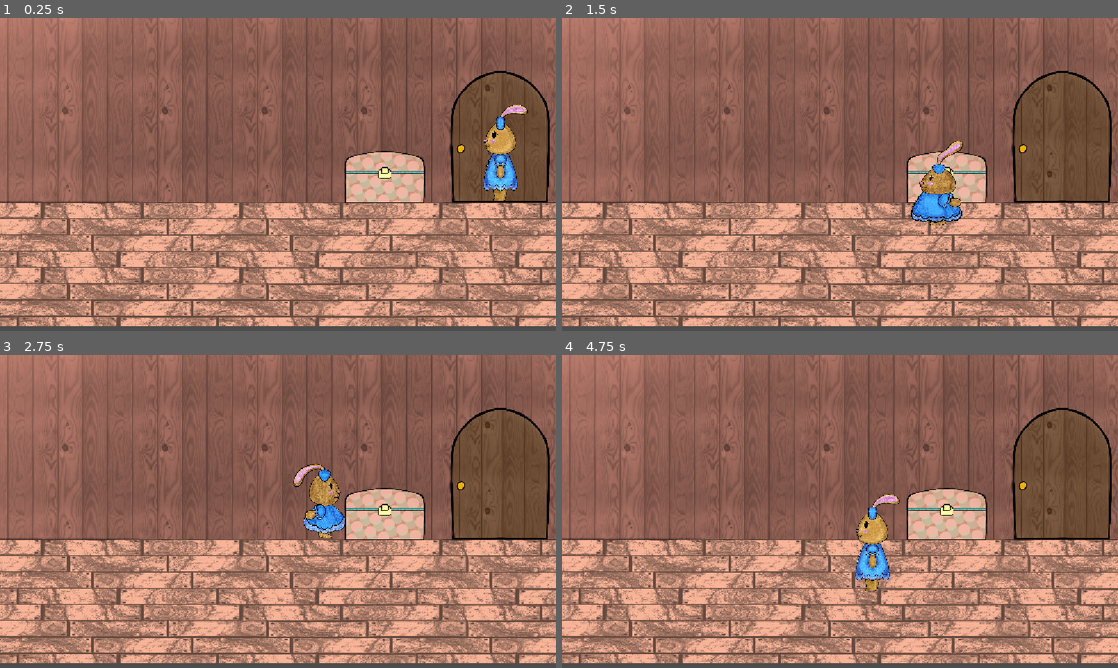
Above: before the commit, frames 1-4 (two rows, left to right).
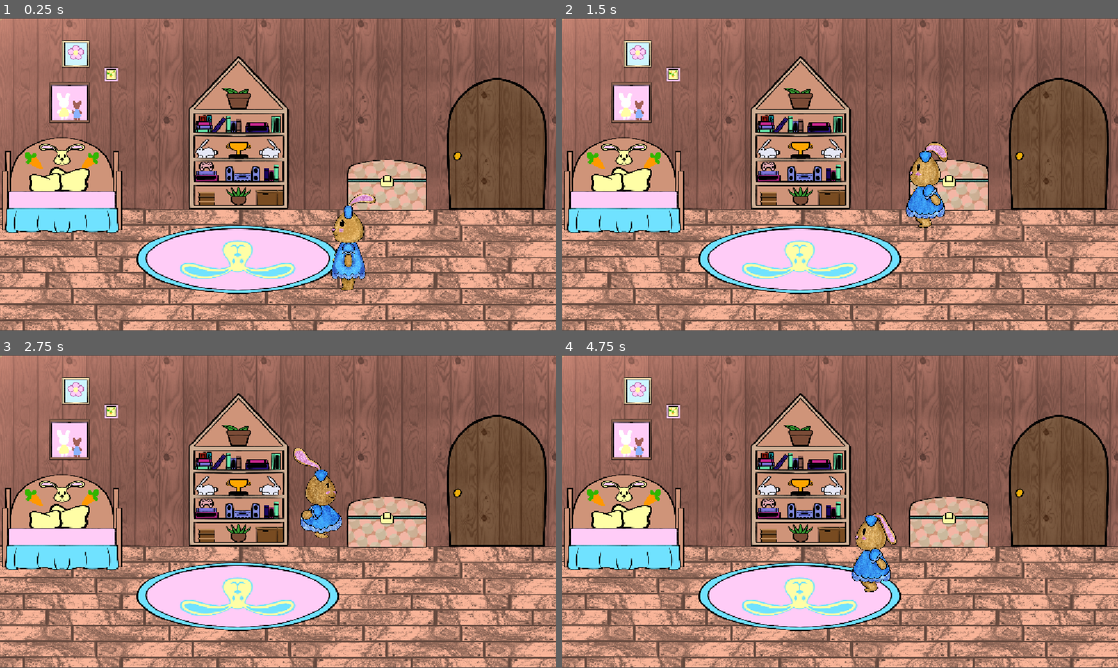
Above: after the commit, the same moments.

Repository: PrincessATINY/thomas_POC
Game: Godot game, scene res://Scenes/bedroom_lvl.tscn
Two runs of this game, one before a commit and one after it. Both use one fixed random seed, a clock stepped at 60 frames per second and the inputs below. This scene is started directly instead of the project's main scene.
Inputs (mouse positions are in pixels of both pictures, inside the frame that each line leads up to):
- Up to frame 1 (0.25 s): no input
- Up to frame 2 (1.5 s): tap Enter at 0.5 s; move the mouse to (945, 177) at 0.52 s; click (945, 177) at 0.6 s; move the mouse to (728, 190) at 1.27 s; click (728, 190) at 1.35 s
- Up to frame 3 (2.75 s): move the mouse to (333, 442) at 2.02 s; click (333, 442) at 2.1 s
- Up to frame 4 (4.75 s): move the mouse to (812, 574) at 2.77 s; click (812, 574) at 2.85 s; move the mouse to (1006, 558) at 3.52 s; click (1006, 558) at 3.6 s; move the mouse to (673, 464) at 4.27 s; click (673, 464) at 4.35 s

The runs differ from the first frame. In frame 1, 52% of the frame differs, in the area x 0-100%, y 0-100%; in frame 2, 51%; in frame 3, 51%; in frame 4, 51%.

Commit message:
Assets
Added more assets for prototype

Diff:
--- a/thomas-poc/Scenes/bedroom_lvl.tscn
+++ b/thomas-poc/Scenes/bedroom_lvl.tscn
@@ -1,13 +1,20 @@
 [gd_scene format=3 uid="uid://csmqq5if7h5wa"]
 
 [ext_resource type="Texture2D" uid="uid://025iip8vkoep" path="res://Assets/Level/BonnieRoom_Color-1.png" id="1_bfkex"]
+[ext_resource type="Texture2D" uid="uid://cltyavpq7amle" path="res://Assets/Level/BonnieRoom_Color-6.png" id="2_gxke2"]
 [ext_resource type="Texture2D" uid="uid://c6wcpa35a8ihg" path="res://Assets/Level/BonnieRoom_Color-5.png" id="2_iwefu"]
+[ext_resource type="Texture2D" uid="uid://cek1kforai6cf" path="res://Assets/Level/BonnieRoom_Color-7.png" id="3_ft1fi"]
 [ext_resource type="Texture2D" uid="uid://ociv81ojm1rx" path="res://Assets/Level/BonnieRoom_Color-4.png" id="6_gxke2"]
+[ext_resource type="Texture2D" uid="uid://bxscwlbvsvihc" path="res://Assets/Level/BonnieRoom_Color-3.png" id="7_yfael"]
+[ext_resource type="Texture2D" uid="uid://b7cj848qnrjsg" path="res://Assets/Level/BonnieRoom_Color-2.png" id="8_3rcoe"]
 [ext_resource type="PackedScene" uid="uid://b8lgbddglqq4k" path="res://Scenes/player.tscn" id="8_bemby"]
 [ext_resource type="Script" uid="uid://d0bmfd54rttdf" path="res://Scenes/interactable.gd" id="8_gxke2"]
 
 [sub_resource type="RectangleShape2D" id="RectangleShape2D_57qmd"]
 size = Vector2(1962.1552, 590.28064)
+
+[sub_resource type="RectangleShape2D" id="RectangleShape2D_g4v7s"]
+size = Vector2(427.97073, 507.6235)
 
 [sub_resource type="RectangleShape2D" id="RectangleShape2D_yf5fn"]
 size = Vector2(205.47943, 133.15063)
@@ -19,18 +26,39 @@
 scale = Vector2(0.61463034, 0.61157405)
 
 [node name="wall" type="Sprite2D" parent="wall" unique_id=2066156887]
-scale = Vector2(0.99999994, 0.9999999)
+position = Vector2(-4.3490324, 26.570768)
+scale = Vector2(0.9745018, 0.971991)
 texture = ExtResource("1_bfkex")
+
+[node name="decor" type="Sprite2D" parent="wall/wall" unique_id=392191391]
+position = Vector2(-300.5218, -23.551392)
+scale = Vector2(0.9290821, 0.9361371)
+texture = ExtResource("2_gxke2")
+
+[node name="rug" type="Sprite2D" parent="wall/wall" unique_id=344856963]
+position = Vector2(5.008545, -70.654236)
+scale = Vector2(1.1841546, 1.1931465)
+texture = ExtResource("3_ft1fi")
 
 [node name="CollisionShape2D" type="CollisionShape2D" parent="wall" unique_id=1364936138]
 position = Vector2(-25.500061, -446.79785)
 scale = Vector2(0.9999999, 0.99999905)
 shape = SubResource("RectangleShape2D_57qmd")
 
-[node name="door" type="Sprite2D" parent="." unique_id=1439674955]
+[node name="door" type="Area2D" parent="." unique_id=1785205490]
 position = Vector2(635.00006, 317)
 scale = Vector2(0.5315785, 0.52893525)
+script = ExtResource("8_gxke2")
+
+[node name="door" type="Sprite2D" parent="door" unique_id=88851437]
+position = Vector2(-13.168465, 28.358833)
+scale = Vector2(0.99999994, 1)
 texture = ExtResource("2_iwefu")
+
+[node name="CollisionShape2D" type="CollisionShape2D" parent="door" unique_id=336911633]
+position = Vector2(737.42615, -96.42009)
+scale = Vector2(0.9999999, 1)
+shape = SubResource("RectangleShape2D_g4v7s")
 
 [node name="chest" type="Area2D" parent="." unique_id=2110854130]
 position = Vector2(795, 326)
@@ -38,13 +66,23 @@
 script = ExtResource("8_gxke2")
 
 [node name="chest" type="Sprite2D" parent="chest" unique_id=915772398]
-position = Vector2(-307.39716, -29.58905)
+position = Vector2(-299.17807, -1.6438465)
 texture = ExtResource("6_gxke2")
 
 [node name="CollisionShape2D" type="CollisionShape2D" parent="chest" unique_id=1111164002]
-position = Vector2(-2.4656982, 7.397278)
+position = Vector2(13.15064, 37.808235)
 shape = SubResource("RectangleShape2D_yf5fn")
 
+[node name="shelf" type="Sprite2D" parent="." unique_id=351453935]
+position = Vector2(547, 329)
+scale = Vector2(0.55416673, 0.55416673)
+texture = ExtResource("7_yfael")
+
+[node name="bed" type="Sprite2D" parent="." unique_id=1731172293]
+position = Vector2(448, 310)
+scale = Vector2(0.4634259, 0.4634259)
+texture = ExtResource("8_3rcoe")
+
 [node name="player" parent="." unique_id=1647085335 instance=ExtResource("8_bemby")]
-position = Vector2(1037, 280.00003)
+position = Vector2(722, 463.99997)
 scale = Vector2(1.154479, 1.154479)
--- /dev/null
+++ b/thomas-poc/Scenes/house_lvl.tscn
@@ -0,0 +1,55 @@
+[gd_scene format=3 uid="uid://d1vwh4afo2lqr"]
+
+[ext_resource type="Texture2D" uid="uid://heaychu4pf6k" path="res://Assets/Kitchen/Kitchen_Color-1.png" id="1_qb5jn"]
+[ext_resource type="Texture2D" uid="uid://dyo3d451s5uqa" path="res://Assets/Kitchen/Kitchen_Color-5.png" id="2_aiglu"]
+[ext_resource type="Texture2D" uid="uid://bdchmjxptf35r" path="res://Assets/Kitchen/Kitchen_Color-2.png" id="3_xgkd1"]
+[ext_resource type="Texture2D" uid="uid://dn8xpsx4hhwd6" path="res://Assets/Kitchen/Kitchen_Color-4.png" id="4_uknxu"]
+[ext_resource type="Texture2D" uid="uid://bxvb24ce8hmvn" path="res://Assets/Kitchen/Kitchen_Color-3.png" id="5_lrvvp"]
+[ext_resource type="PackedScene" uid="uid://b8lgbddglqq4k" path="res://Scenes/player.tscn" id="6_xscdw"]
+
+[sub_resource type="RectangleShape2D" id="RectangleShape2D_yf5fn"]
+size = Vector2(159, 236)
+
+[node name="house_lvl" type="Node2D" unique_id=1909458988]
+
+[node name="Parallax2D" type="Parallax2D" parent="." unique_id=280490816]
+scroll_scale = Vector2(0.5, 0.5)
+repeat_size = Vector2(1150, 0)
+autoscroll = Vector2(1, 0)
+
+[node name="wall" type="Sprite2D" parent="Parallax2D" unique_id=1853796088]
+position = Vector2(575.50006, 322.99997)
+scale = Vector2(0.60156244, 0.5981481)
+texture = ExtResource("1_qb5jn")
+
+[node name="stove" type="StaticBody2D" parent="." unique_id=802983437]
+
+[node name="stove" type="Sprite2D" parent="stove" unique_id=48989917]
+position = Vector2(728.00006, 322)
+scale = Vector2(0.60335636, 0.6033565)
+texture = ExtResource("4_uknxu")
+
+[node name="CollisionShape2D" type="CollisionShape2D" parent="stove" unique_id=18360385]
+position = Vector2(930.5, 279)
+shape = SubResource("RectangleShape2D_yf5fn")
+
+[node name="decor" type="Sprite2D" parent="." unique_id=775705778]
+position = Vector2(542, 272)
+scale = Vector2(0.48472232, 0.4847223)
+texture = ExtResource("5_lrvvp")
+
+[node name="door" type="Sprite2D" parent="." unique_id=757148012]
+position = Vector2(548, 328)
+scale = Vector2(0.56111115, 0.5611111)
+texture = ExtResource("3_xgkd1")
+
+[node name="player" parent="." unique_id=1647085335 instance=ExtResource("6_xscdw")]
+position = Vector2(140, 291)
+scale = Vector2(1.145, 1.145)
+
+[node name="Camera2D" type="Camera2D" parent="player" unique_id=2009282731]
+
+[node name="table" type="Sprite2D" parent="." unique_id=1792730336]
+position = Vector2(546, 377.00003)
+scale = Vector2(0.59074074, 0.59074074)
+texture = ExtResource("2_aiglu")
Binary file added: thomas-poc/Assets/Assets Outside/Outside_Color-1.png
Not shown, added: thomas-poc/Assets/Assets Outside/Outside_Color-1.png.import
Binary file added: thomas-poc/Assets/Assets Outside/Outside_Color-2.png
Not shown, added: thomas-poc/Assets/Assets Outside/Outside_Color-2.png.import
Binary file added: thomas-poc/Assets/Assets Outside/Outside_Color-3.png
Not shown, added: thomas-poc/Assets/Assets Outside/Outside_Color-3.png.import
Binary file added: thomas-poc/Assets/Assets Outside/Outside_Color-4.png
Not shown, added: thomas-poc/Assets/Assets Outside/Outside_Color-4.png.import
Binary file added: thomas-poc/Assets/Assets Outside/Outside_Color-5.png
Not shown, added: thomas-poc/Assets/Assets Outside/Outside_Color-5.png.import
Binary file added: thomas-poc/Assets/Assets Outside/Outside_Color-6.png
Not shown, added: thomas-poc/Assets/Assets Outside/Outside_Color-6.png.import
(and 24 more such lines)
